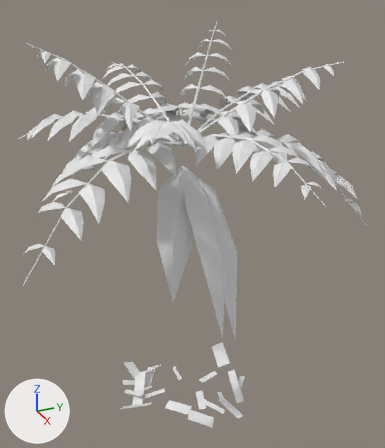
Before and after pictures for a commit that changed the OBJ model game/assets/models/plants/SM_Plant_TreeFernLeaning_Leaf_LOD1.obj.
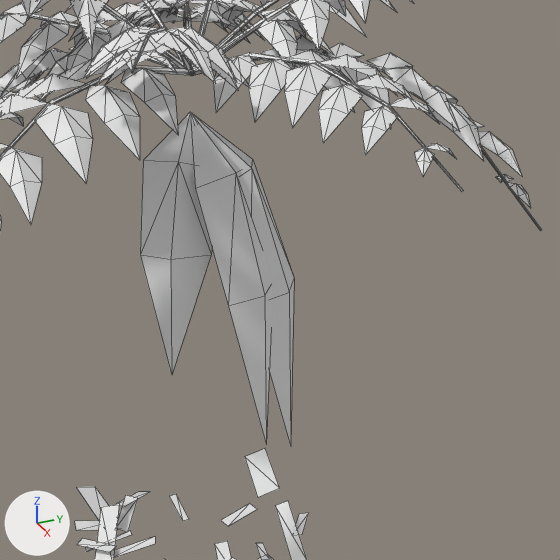
Each version is shown whole from a camera (50 mm lens) standing at (7.33, -3.13, 6.96) and looking at (-0.16, 0.23, 3.22), then close up on the part from 22% to 98% of the width and 24% to 89% of the height. Lighting does not change. The marker at lower left points along +X, +Y and +Z. The last two pictures show the newer version. The close-ups show mesh edges as thin lines. Where no turn or scale is listed for an object, it has been applied to the vertices. Vertices at exactly the same position are counted once.

Objects in the first close-up: 'SM_Plant_TreeFernLeaning_Leaf_LOD1'.
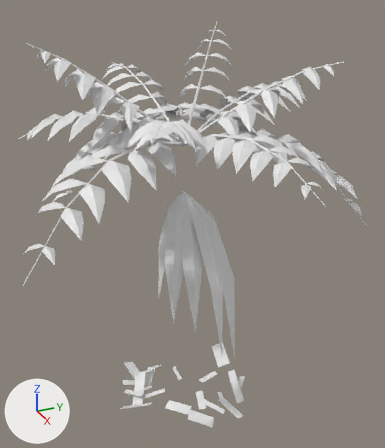
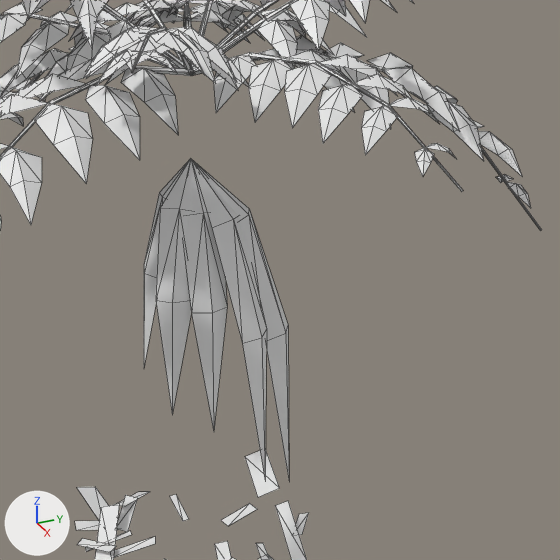
What differs and where, as boxes [x1, y1, x2, y2] in the close-ups (560 x 560 px; the box of a moved part takes in the faces that stretch with it):
part 1 of me_sm_plant_treefernleaning_leaf_lod1, moved or reshaped: before [140, 112, 294, 446]; after [144, 159, 289, 479]

The change, as a diff of the scene's bpy script:
```diff
--- a/game/assets/models/plants/SM_Plant_TreeFernLeaning_Leaf_LOD1.obj.py
+++ b/game/assets/models/plants/SM_Plant_TreeFernLeaning_Leaf_LOD1.obj.py
@@ me_sm_plant_treefernleaning_leaf_lod1 @@
 # used by ob_sm_plant_treefernleaning_leaf_lod1; location = (0.0, 0.0, 0.0)
-me_sm_plant_treefernleaning_leaf_lod1.from_pydata(...)  # 1422 vertices, 1648 faces; spans x -2.71..2.42, y -2.72..3.04, z -0.08..6.34
+me_sm_plant_treefernleaning_leaf_lod1.from_pydata(...)  # 1436 vertices, 1664 faces; spans x -2.71..2.42, y -2.72..3.04, z -0.08..6.34
+# me_sm_plant_treefernleaning_leaf_lod1 part 1
+# 2 faces are deleted
+# 4 vertices in x 0.0..0.82, y -0.42..0.7, z 1.22..4.34 move by (0.0, 0.0, -0.41)
+# 18 vertices move from x 0.03..0.77, y -0.59..0.81, z 2.77..4.04 to x 0.14..0.75, y -0.49..0.73, z 2.38..3.63
+# 14 vertices are added at x -0.13..0.67, y -0.52..0.14, z 1.63..3.66
+# 18 new faces join them
```
